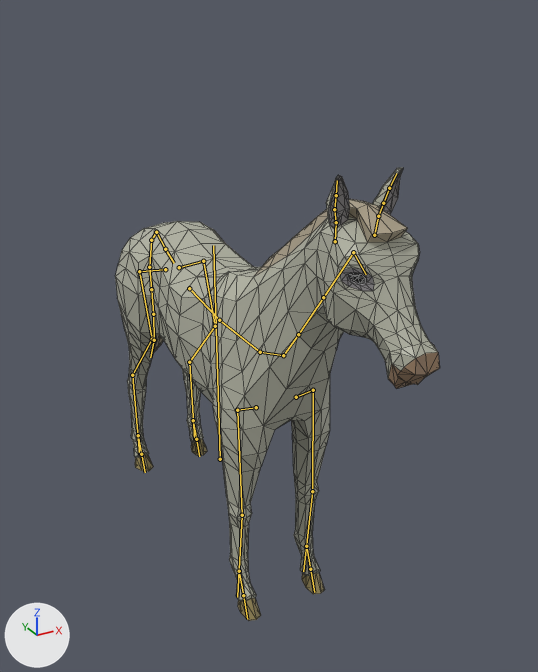
The glTF model assets_back/02_personnages/animaux/cheval_blanc.glb, before and after one commit.
The view is the same before and after, from a 50 mm camera at (-3.15, -6.94, 5.85) aimed at (0.45, -0.4, 2.58). The axes (+X, +Y, +Z) are drawn at lower left. The lights are the same throughout. The picture after the commit comes second. The bones that change, and the others that lie on the model, are drawn over the model as lines. Mesh edges are drawn as thin lines.

The first picture shows 'Horse'.
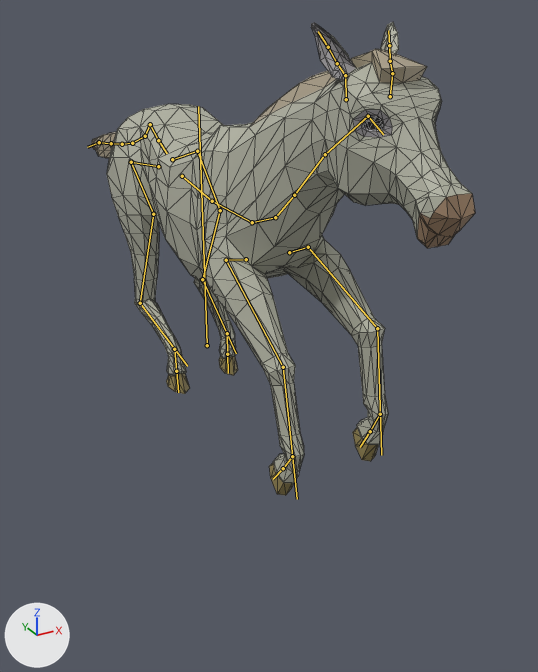
The newer file adds an action. The first version stands in its rest pose; the second is drawn at frame 18 of the action 'Gallop_Jump'.

Pixel boxes (x1, y1, x2, y2) of what changed, in the pictures (538 x 672 px):
'Horse', posed (18% wider): before (115, 168, 440, 621); after (92, 22, 475, 496)
bone 'Body', root to tip: before (220, 459) to (213, 245); after (207, 345) to (198, 106)
bone 'Back', root to tip: before (165, 249) to (174, 263); after (158, 140) to (167, 153)
bone 'Neck1', root to tip: before (283, 355) to (298, 334); after (275, 217) to (294, 195)
bone 'Neck3', root to tip: before (323, 297) to (353, 252); after (325, 154) to (368, 116)
bone 'Head', root to tip: before (353, 252) to (366, 274); after (368, 116) to (383, 134)
bone 'Ear2.L', root to tip: before (378, 216) to (383, 203); after (392, 73) to (390, 61)
bone 'Ear2.R', root to tip: before (336, 222) to (334, 209); after (345, 75) to (337, 63)
bone 'FrontShoulder.L', root to tip: before (296, 397) to (313, 390); after (289, 252) to (308, 247)
bone 'FrontUpperLeg.L', root to tip: before (313, 390) to (312, 491); after (308, 247) to (377, 328)
bone 'FrontLowerLeg.L', root to tip: before (312, 491) to (303, 571); after (377, 328) to (381, 455)
bone 'FrontShoulder.R', root to tip: before (256, 407) to (237, 410); after (246, 259) to (226, 260)
bone 'FrontUpperLeg.R', root to tip: before (237, 410) to (242, 515); after (226, 260) to (283, 367)
bone 'FrontLowerLeg.R', root to tip: before (242, 515) to (237, 597); after (283, 367) to (297, 499)
bone 'BackShoulder.L', root to tip: before (179, 267) to (203, 261); after (172, 159) to (197, 151)
bone 'BackLeg.L', root to tip: before (203, 261) to (215, 326); after (197, 151) to (220, 210)
bone 'BackUpperLeg.L', root to tip: before (215, 326) to (189, 362); after (220, 210) to (202, 279)
bone 'BackLowerLeg.L', root to tip: before (189, 362) to (194, 440); after (202, 279) to (236, 353)
bone 'BackShoulder.R', root to tip: before (165, 269) to (139, 271); after (158, 166) to (131, 162)
bone 'BackLeg.R', root to tip: before (139, 271) to (152, 339); after (131, 162) to (153, 214)
bone 'BackUpperLeg.R', root to tip: before (152, 339) to (132, 375); after (153, 214) to (140, 303)
bone 'BackLowerLeg.R', root to tip: before (132, 375) to (139, 455); after (140, 303) to (187, 366)
bone 'Tail3', root to tip: before (151, 240) to (149, 267); after (145, 136) to (132, 143)
bone 'Tail4', root to tip: before (149, 267) to (151, 289); after (132, 143) to (122, 144)
bone 'Tail6', root to tip: before (153, 314) to (154, 340); after (111, 143) to (99, 142)
bone 'Tail7', root to tip: before (154, 340) to (150, 357); after (99, 142) to (87, 147)
bone 'IKBackLeg.L', root to tip: before (193, 420) to (196, 439); after (227, 333) to (227, 354)
bone 'IKFrontLeg.L', root to tip: before (306, 546) to (310, 569); after (380, 414) to (370, 431)
bone 'IKBackLeg.R', root to tip: before (138, 435) to (141, 454); after (174, 349) to (176, 371)
bone 'IKFrontLeg.R', root to tip: before (239, 571) to (243, 595); after (292, 456) to (283, 468)

The edits, one by one:
Bone 'Body' (bone_body) moves from (0.0, 0.0, 0.0) to (0.0, 1.39, -0.27).
Bone 'Body' (bone_body) turns from (0, 0, 0) to (0, -1, 0) degrees about its own x, y and z.
Bone 'Back' (bone_back) moves from (0.0, 0.0, 0.0) to (0.0, 0.19, 0.02).
Bone 'Neck1' (bone_neck1) turns from (0, 0, 0) to (-10, 0, 0) degrees about its own x, y and z.
Bone 'Neck3' (bone_neck3) turns from (0, 0, 0) to (-8, 0, 0) degrees about its own x, y and z.
Bone 'Head' (bone_head) turns from (0, 0, 0) to (27, 0, 0) degrees about its own x, y and z.
Bone 'Ear2.L' (bone_ear2_l) turns from (0, 0, 0) to (-2, 39, 43) degrees about its own x, y and z.
Bone 'Ear2.R' (bone_ear2_r) turns from (0, 0, 0) to (-1, -39, -43) degrees about its own x, y and z.
Bone 'FrontShoulder.L' (bone_frontshoulder_l) moves from (0.0, 0.0, 0.0) to (-0.16, 0.02, -0.02).
Bone 'FrontUpperLeg.L' (bone_frontupperleg_l) turns from (0, 0, 0) to (-68, -1, -2) degrees about its own x, y and z.
Bone 'FrontLowerLeg.L' (bone_frontlowerleg_l) turns from (0, 0, 0) to (-55, 0, 0) degrees about its own x, y and z.
Bone 'FrontShoulder.R' (bone_frontshoulder_r) moves from (0.0, 0.0, 0.0) to (0.16, 0.02, -0.02).
Bone 'FrontUpperLeg.R' (bone_frontupperleg_r) turns from (0, 0, 0) to (-56, -1, -2) degrees about its own x, y and z.
Bone 'FrontLowerLeg.R' (bone_frontlowerleg_r) turns from (0, 0, 0) to (-39, 0, 0) degrees about its own x, y and z.
Bone 'BackShoulder.L' (bone_backshoulder_l) turns from (0, 0, 0) to (-1, -23, 8) degrees about its own x, y and z.
Bone 'BackLeg.L' (bone_backleg_l) turns from (0, 0, 0) to (-1, -2, 4) degrees about its own x, y and z.
Bone 'BackUpperLeg.L' (bone_backupperleg_l) turns from (0, 0, 0) to (11, 2, 3) degrees about its own x, y and z.
Bone 'BackLowerLeg.L' (bone_backlowerleg_l) turns from (0, 0, 0) to (48, 0, -1) degrees about its own x, y and z.
Bone 'BackShoulder.R' (bone_backshoulder_r) moves from (0.0, 0.0, 0.0) to (-0.07, -0.01, 0.0).
Bone 'BackShoulder.R' (bone_backshoulder_r) turns from (0, 0, 0) to (-2, 36, -10) degrees about its own x, y and z.
Bone 'BackLeg.R' (bone_backleg_r) turns from (0, 0, 0) to (-1, 2, -4) degrees about its own x, y and z.
Bone 'BackUpperLeg.R' (bone_backupperleg_r) turns from (0, 0, 0) to (11, -2, -3) degrees about its own x, y and z.
Bone 'BackLowerLeg.R' (bone_backlowerleg_r) turns from (0, 0, 0) to (48, 0, 2) degrees about its own x, y and z.
Bone 'Tail3' (bone_tail3) turns from (0, 0, 0) to (52, -4, 2) degrees about its own x, y and z.
Bone 'Tail4' (bone_tail4) turns from (0, 0, 0) to (32, 0, 4) degrees about its own x, y and z.
Bone 'Tail6' (bone_tail6) turns from (0, 0, 0) to (-6, 0, 0) degrees about its own x, y and z.
Bone 'Tail7' (bone_tail7) turns from (0, 0, 0) to (-36, 0, 1) degrees about its own x, y and z.
Bone 'IKBackLeg.L' (bone_ikbackleg_l) moves from (0.0, 0.0, 0.0) to (0.0, -1.26, -1.8).
Bone 'IKBackLeg.L' (bone_ikbackleg_l) turns from (0, 0, 0) to (21, 0, 0) degrees about its own x, y and z.
Bone 'IKFrontLeg.L' (bone_ikfrontleg_l) moves from (0.0, 0.0, 0.0) to (0.0, -1.67, -1.88).
Bone 'IKFrontLeg.L' (bone_ikfrontleg_l) turns from (0, 0, 0) to (49, 0, 0) degrees about its own x, y and z.
Bone 'IKBackLeg.R' (bone_ikbackleg_r) moves from (0.0, 0.0, 0.0) to (0.0, -1.25, -2.22).
Bone 'IKBackLeg.R' (bone_ikbackleg_r) turns from (0, 0, 0) to (16, 0, 0) degrees about its own x, y and z.
Bone 'IKFrontLeg.R' (bone_ikfrontleg_r) moves from (0.0, 0.0, 0.0) to (0.0, -1.5, -1.74).
Bone 'IKFrontLeg.R' (bone_ikfrontleg_r) turns from (0, 0, 0) to (59, 0, 0) degrees about its own x, y and z.
